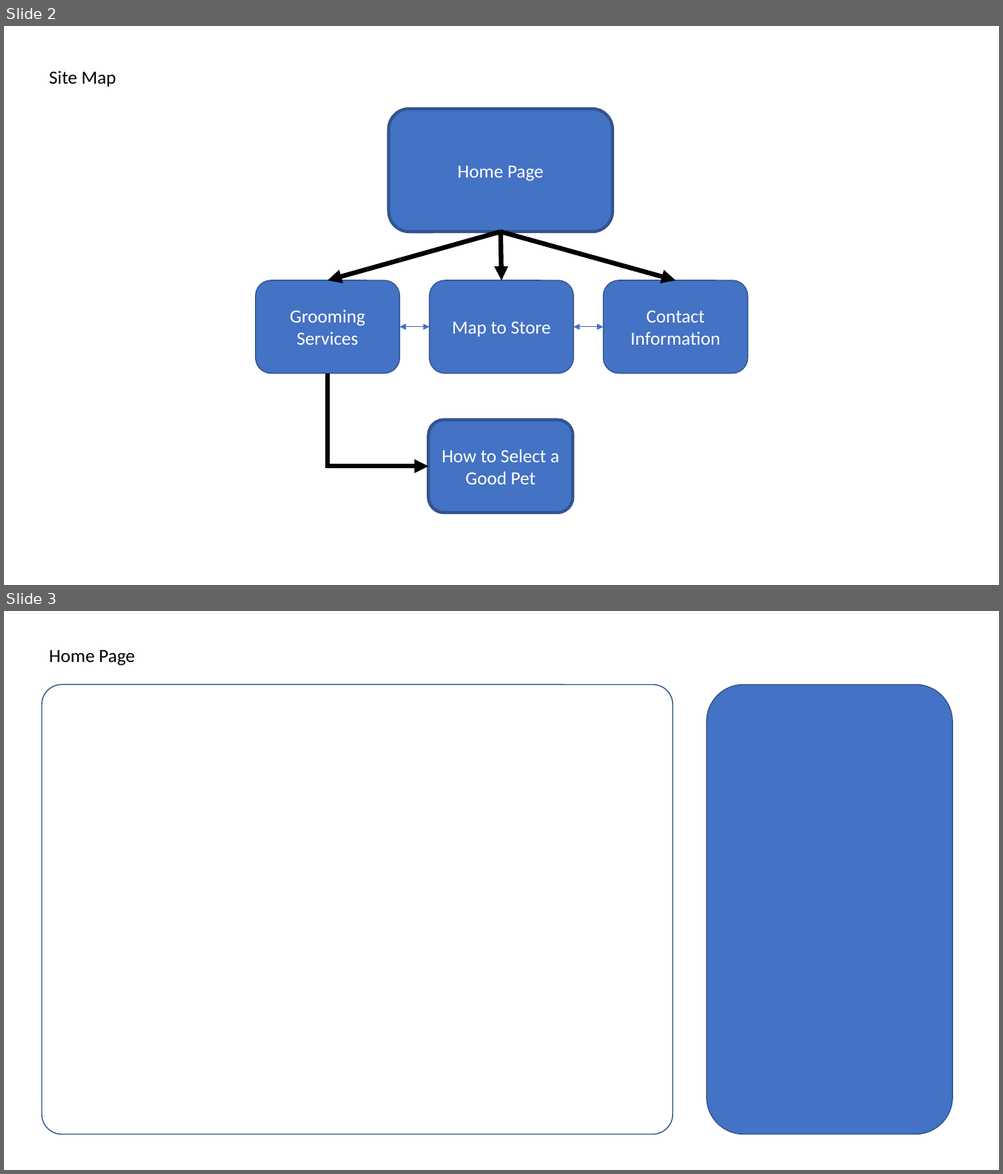
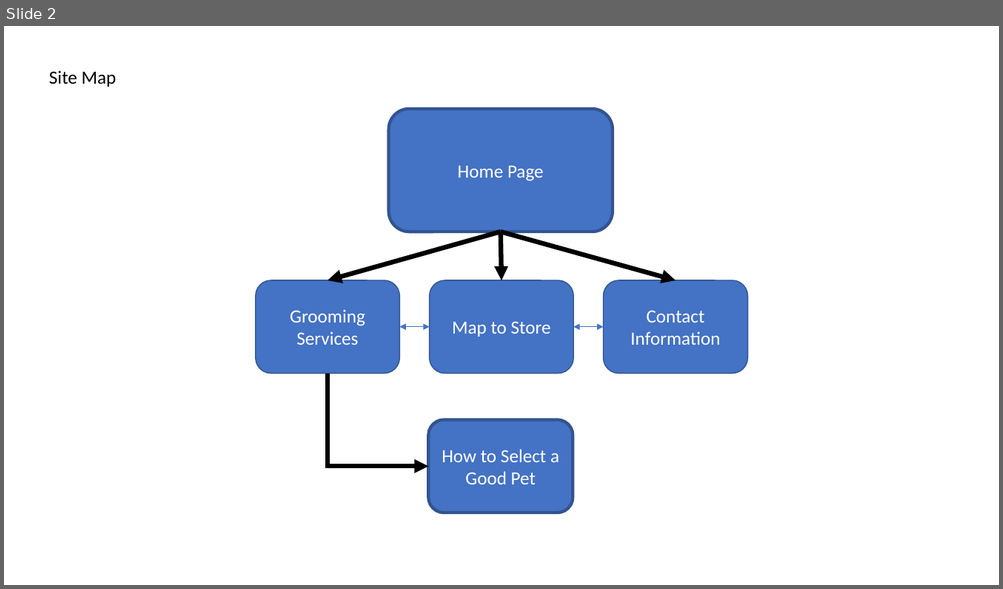
Before and after one commit to kofhi/CIS133DA, a slide deck: week6/A Dog’s Life.pptx. Shown one above the other, each under a label of ours: slides 2 and 3 before the commit, slide 2 after it. The pictures are 1003x1174 and 1003x589 pixels, drawn with LibreOffice and Linux fonts; fonts in the diff are those of the drawing. Boxes give left, top, right and bottom in pixels: in the first picture for what was removed or moved away, otherwise in the second. Text is boxed around its words. In the diff, an @@ line names an element or a change of style, - is before the commit and + after.

```diff
--- a/week6/A Dog’s Life.pptx
+++ b/week6/A Dog’s Life.pptx
@@ slide 3 removed at bbox=[4, 611, 999, 1170], background #FFFFFF @@
@@ text removed at bbox=[49, 649, 135, 666] @@
-Home Page
@@ rounded rectangle removed at bbox=[42, 685, 672, 1135] @@
@@ rounded rectangle removed at bbox=[707, 685, 952, 1135] @@
```
Also in this commit, not shown: 1 slide added.
